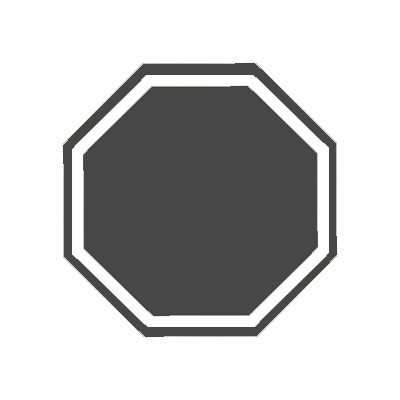
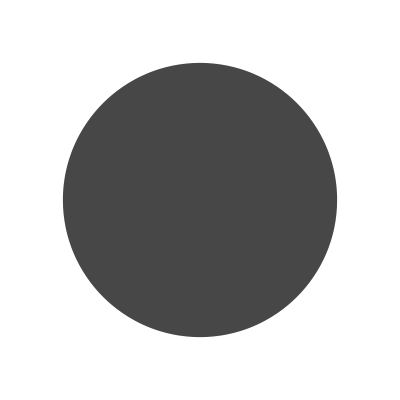
Comparing the layer stacks of the two 400 x 400 images. Changes:
added layer "Ellipse 1" above "Polygon 1 Kopie" over [62, 62, 338, 338]
hid "Polygon 1 Kopie" over [62, 62, 338, 338]
